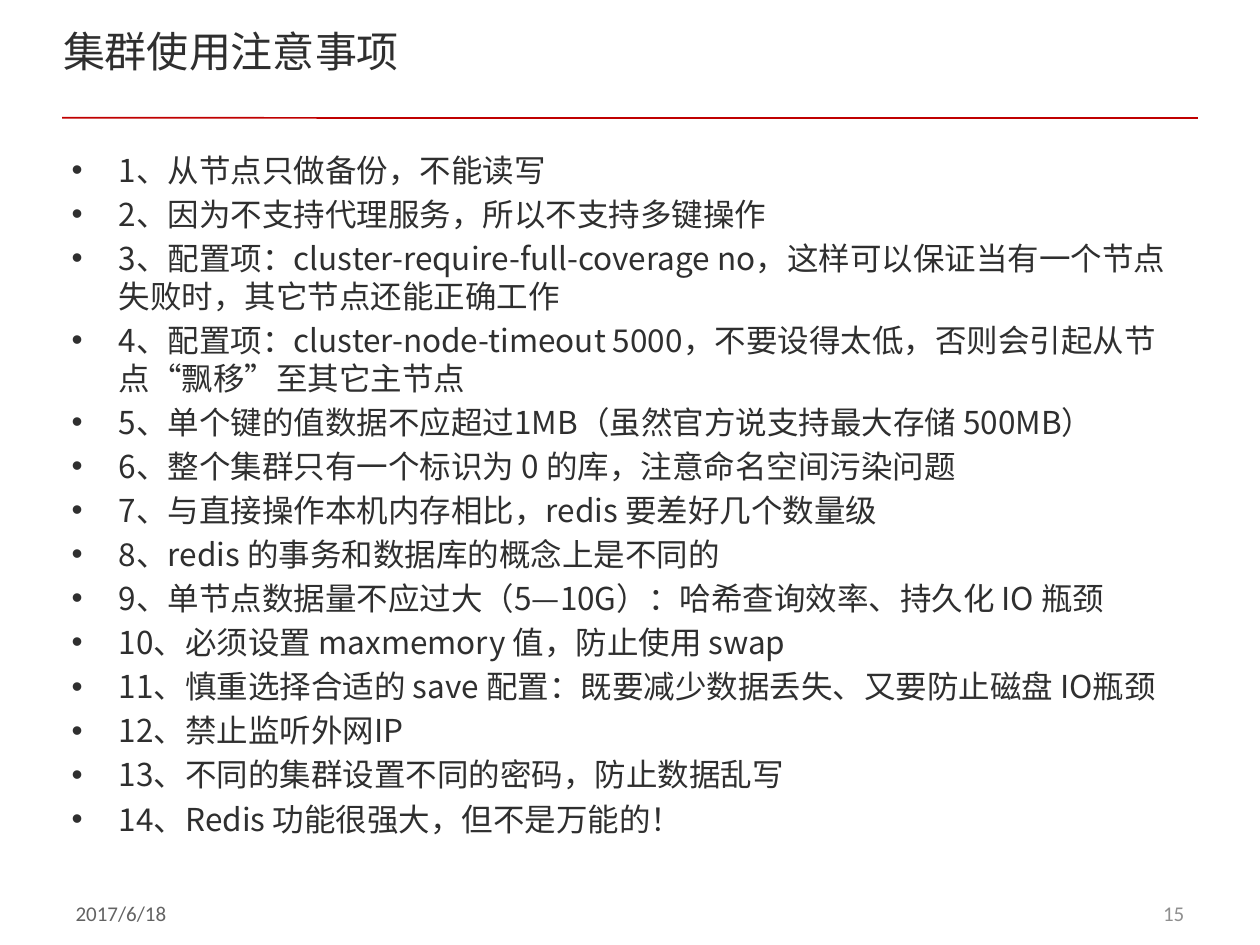
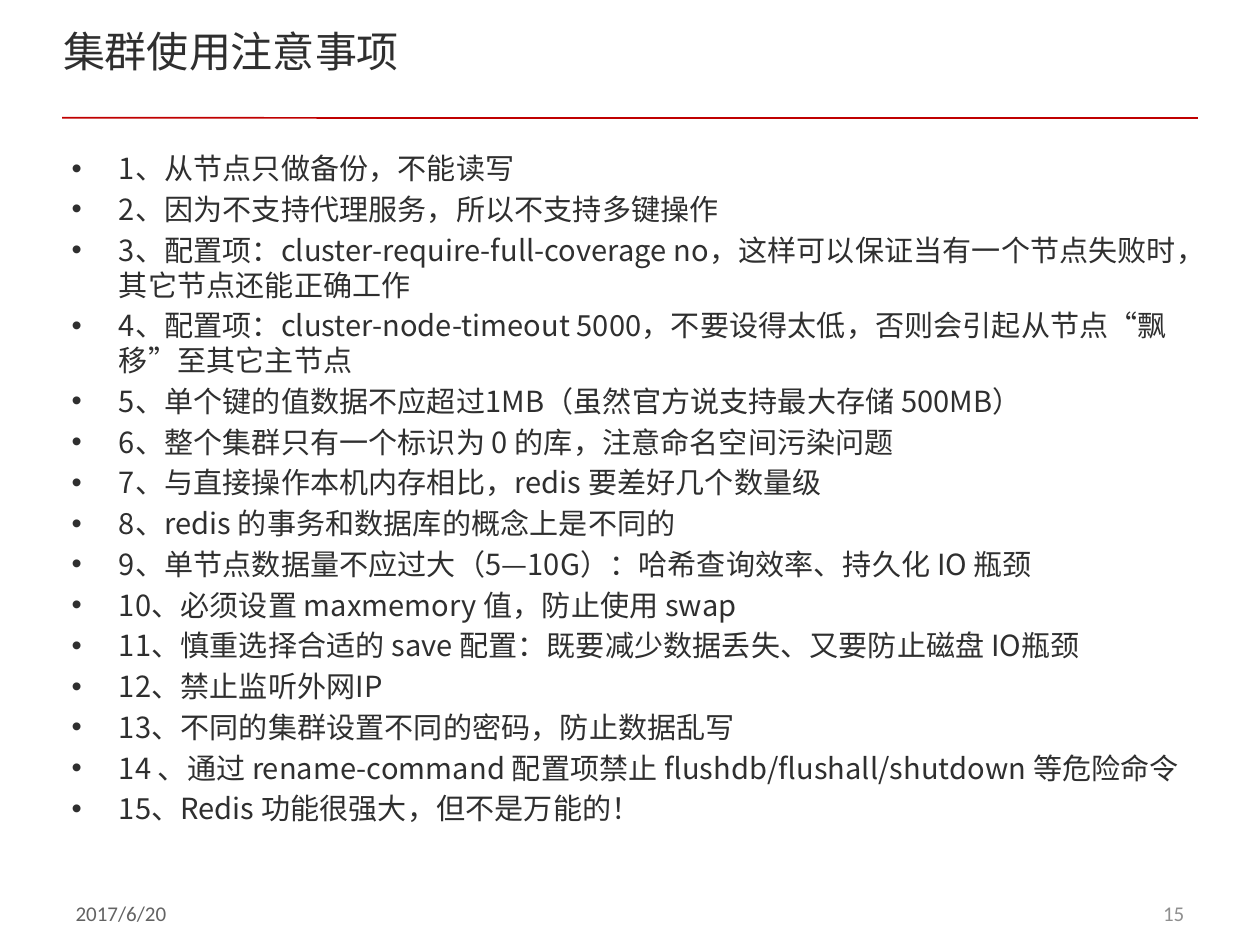
Before and after one commit to acl-dev/acl, a slide deck: slide 15 of doc/redis_cluster.pptx. Drawn at 1260x945 pixels with LibreOffice and Linux fonts; fonts in the diff are those of the drawing. Boxes give left, top, right and bottom in pixels: in the first picture for what was removed or moved away, otherwise in the second. Text is boxed around its words. In the diff, an @@ line names an element or a change of style, - is before the commit and + after.

Commit message:
modify ppt about redis-cluster

```diff
--- a/doc/redis_cluster.pptx
+++ b/doc/redis_cluster.pptx
@@ text at (119,154,1205,741): size 18 to 16.6 pt in "1、从节点只做备份，不能读写", "2、因为不支持代理服务，所以不支持多键操作", "3、配置项：cluster-require-full-coverage no，这样可以保证当有一个节点失败时，其它节点还 ...", "4、配置项：cluster-node-timeout 5000，不要设得太低，否则会引起从节点“飘移”至其它主节点" and 9 more places @@
@@ text at (119,754,1179,822): text changed; size 18 to 16.6 pt @@
-• 14、Redis 功能很强大，但不是万能的！
+• 14 、通过 rename-command 配置项禁止 flushdb/flushall/shutdown 等危险命令
+• 15、Redis 功能很强大，但不是万能的！
@@ text at (76,906,167,922): text changed @@
-2017/6/18
+2017/6/20
```
Also in this commit, not shown: 23 other slides changed.
